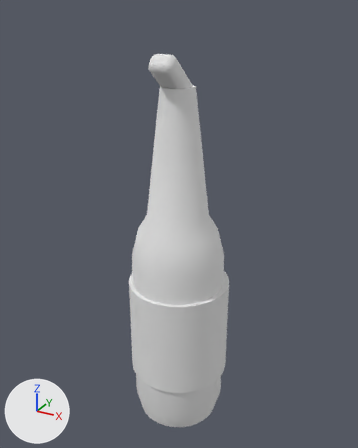
One commit to the OBJ model Assets/Meshes/Molotov.obj: the scene before it, then after it.
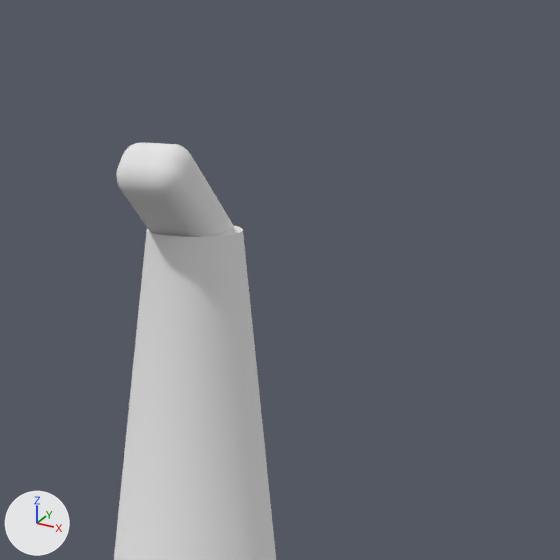
Old and new are each drawn whole from a camera (50 mm lens) standing at (1.05, -1.865, 1.998) and looking at (0.004, 0.037, 1.047) and again close up on the part from 29% to 88% of the width and 0% to 47% of the height. Arrows for +X, +Y and +Z are at lower left; the lights stay in place. Where no turn or scale is listed for an object, it has been applied to the vertices.

Script lines for the objects in view, before the commit:
```python
me_molotov = bpy.data.meshes.new('Molotov')
me_molotov.from_pydata(...)  # 2680 vertices, 2618 faces; spans x -0.23..0.27, y -0.24..0.26, z 0.01..1.83
me_molotov.materials.append(mat_molotov)  # white #e7e7e7
ob_molotov = bpy.data.objects.new('Molotov', me_molotov)
ob_molotov.location = (0.0, 0.0, 0.0)
```
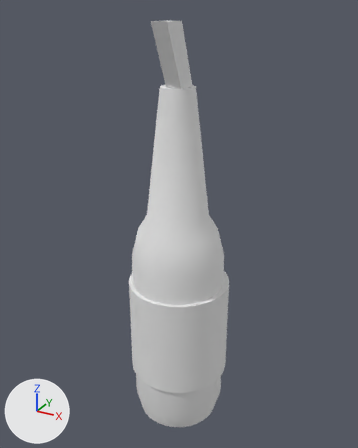
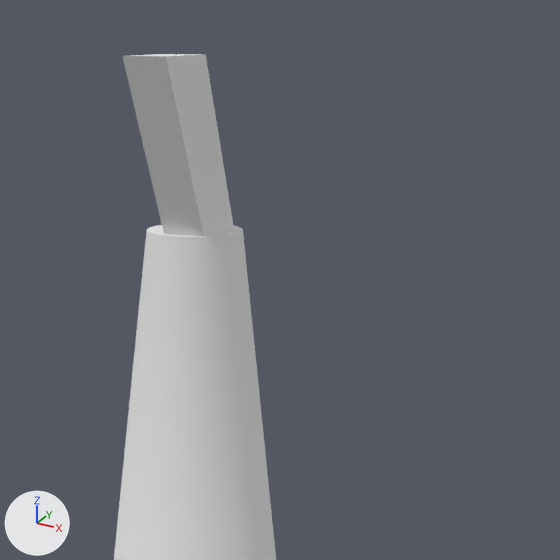
The newer file is also turned or shifted as a whole; pictures and numbers use the older file's frame.

Patch to the scene script:
```diff
--- a/Assets/Meshes/Molotov.obj.py
+++ b/Assets/Meshes/Molotov.obj.py
@@ me_molotov @@
 # used by ob_molotov; location = (0.0, 0.0, 0.0)
-me_molotov.from_pydata(...)  # 2680 vertices, 2618 faces; spans x -0.23..0.27, y -0.24..0.26, z 0.01..1.83
+me_molotov.from_pydata(...)  # 296 vertices, 234 faces; spans x -0.23..0.27, y -0.24..0.26, z 0.01..1.95
+# me_molotov part 1: 7 vertices moved within x -0.04..0.06, y -0.07..0.06, z 1.67..1.69; 2391 vertices removed from x -0.04..0.07, y -0.15..0.06, z 1.63..1.83; 7 vertices added at x -0.01..0.07, y -0.17..0.07, z 1.67..1.95
 me_molotov.materials.append(mat_molotov)
```

Where the change shows, as pixel boxes [x1, y1, x2, y2] in the close-ups (560 x 560 px):
'Molotov', reshaped
    before: [114, 143, 276, 560]
    after: [114, 54, 276, 560]
part 1 of me_molotov, cut back
    before: [116, 143, 243, 300]
    after: [123, 54, 243, 284]
